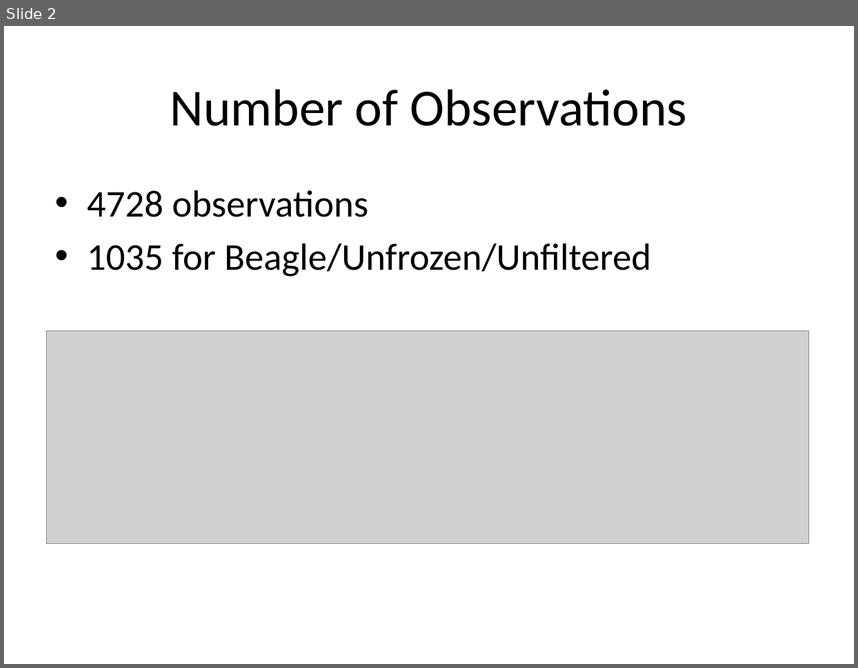
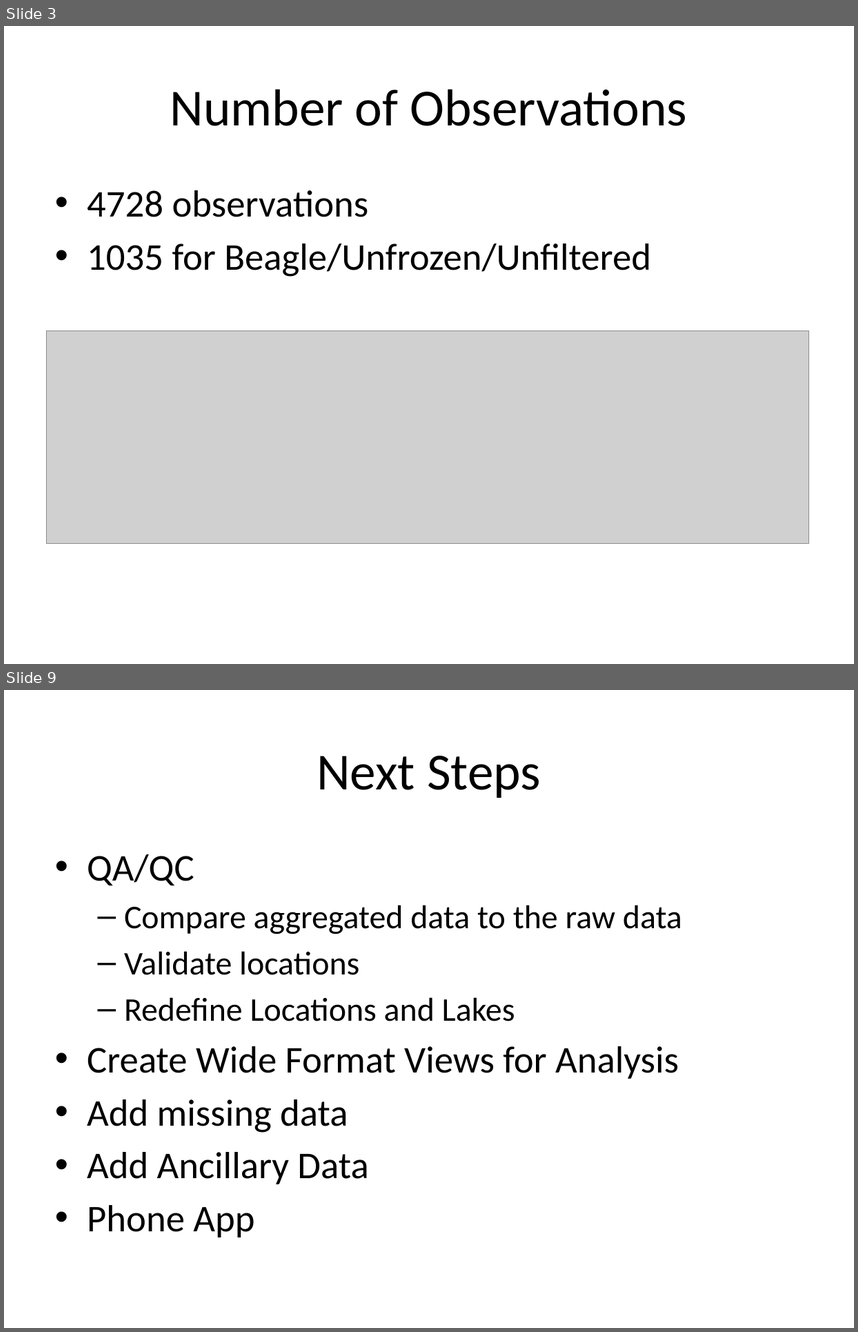
Before and after one commit to willbmisled/Reg1Cyano, a slide deck: Data2014/Analysis20150115.pptx. Shown one above the other, each under a label of ours: slide 2 before the commit, slides 3 and 9 after it; the slides between them are not shown. The pictures are 858x668 and 858x1332 pixels, drawn with LibreOffice and Linux fonts; fonts in the diff are those of the drawing; grey boxes stand for pictures. Boxes give left, top, right and bottom in pixels: in the first picture for what was removed or moved away, otherwise in the second. Text is boxed around its words. In the diff, an @@ line names an element or a change of style, - is before the commit and + after.

```diff
--- a/Data2014/Analysis20150115.pptx
+++ b/Data2014/Analysis20150115.pptx
@@ slide 9 added at (x1=4, y1=690, x2=854, y2=1328), background #FFFFFF @@
@@ title added at (x1=317, y1=756, x2=541, y2=798), 44 pt, text #000000 @@
+Next Steps
@@ text added at (x1=87, y1=854, x2=682, y2=1237), 32 pt, text #000000 @@
+• QA/QC
+  – Compare aggregated data to the raw data
+  – Validate locations
+  – Redefine Locations and Lakes
+• Create Wide Format Views for Analysis
+• Add missing data
+• Add Ancillary Data
+• Phone App
@@ what was slide 2 is now slide 3 @@
```
Also in this commit, not shown: 6 other slides added, 2 other files.
